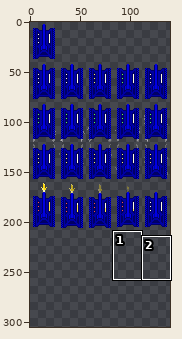
Sprite sheet -- SecondSemesterExamProject/Content/PlayerTank.png. Above, an overview of the earlier version with the close-up marked.
Close-up. Old version:
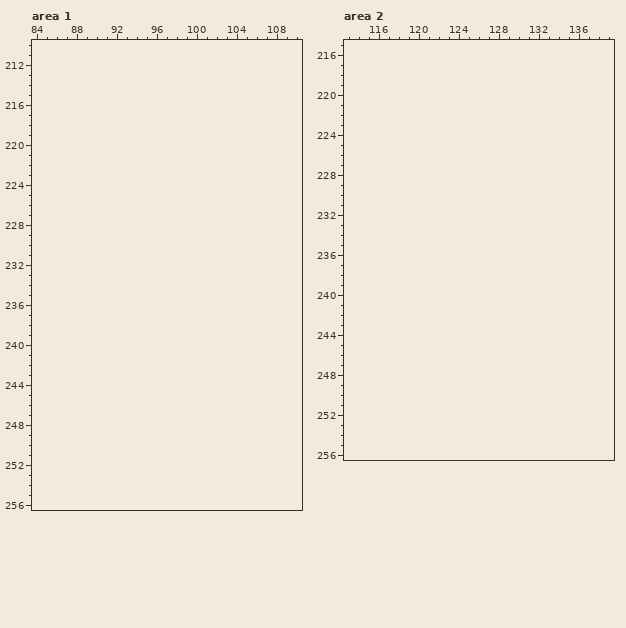
The file is 140x207 pixels. Pixels under 10% opacity are left out. Colours within 5 levels of each other are drawn and written as one. Shown: area 1: x 84..110, y 210..256; area 2: x 113..139, y 215..256. The old version is drawn lined up with the new one, on the new canvas. The commit also changed other parts of the picture, which this record leaves out.
After the commit:
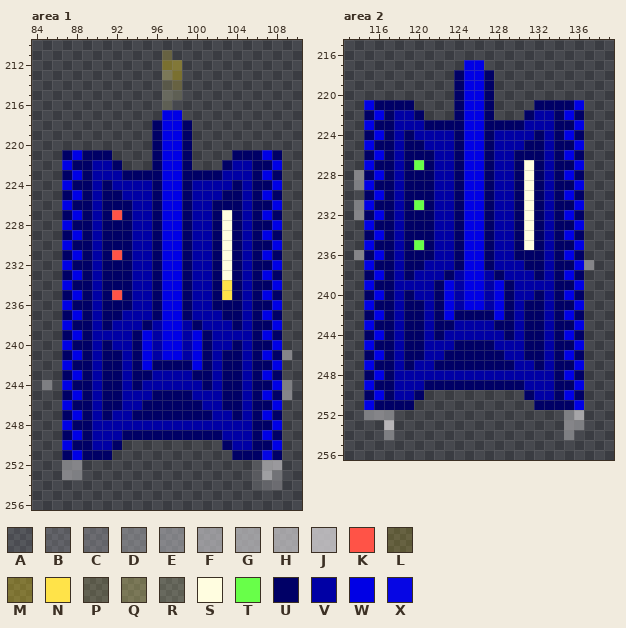
Palette (. is transparent): A #c9c7c91e  B #c9c7c937  C #c9c7c949  D #c9c7c964  E #c9c7c97a  F #c9c7c9a3  G #c9c7c9ae  H #c9c7c9ba  J #c9c7c9db  K #ff5347  L #fad70d2f  M #fad70d55  N #ffe349  P #f9ec7029  Q #f9ec704b  R #faf8a430  S #fffde0  T #68ff49  U #000066  V #0000a5  W #0000e5  X #0606e4
The exact change:
canvas 140x207 -> 140x305
Changed rows in their new state; - is an unchanged pixel.
Area 1:
first column x 85:
211 ------------L------------
212 ------------MM-----------
213 ------------QM-----------
214 ------------PL-----------
215 ------------RR-----------
216 ------------R------------
217 ------------WW-----------
218 -----------UWWU----------
219 -----------UWWU----------
220 -----------UWWU----------
221 --UWUUU----UWWU----UUUWU-
222 --WUUVVU---UWWU---UVVUUW-
223 --UWUVVVUUUUWWUUUUVVVUWU-
224 --WUUVUVVVVUWWUVVVVUVUUW-
225 --UWUVUUVVVUWWUVVVUUVUWU-
226 --WUUVUUUVVUWWUVVUUUVUUW-
227 --UWUVUKUVVUWWUVVUSUVUWU-
228 --WUUVUUUVVUWWUVVUSUVUUW-
229 --UWUVUUUVVUWWUVVUSUVUWU-
230 --WUUVUUUVVUWWUVVUSUVUUW-
231 --UWUVUKUVVUWWUVVUSUVUWU-
232 --WUUVUUUVVUWWUVVUSUVUUW-
233 --UWUVUUUVVUWWUVVUSUVUWU-
234 --WUUVUUUVVUWWUVVUNUVUUW-
235 --UWUVUKUVVUWWUVVUNUVUWU-
236 --WUUVUUUVVUWWUVVUUUVUUW-
237 --UWUVUUVVVUWWUVVVUUVUWU-
238 --WUUVUVVVUVWWVUVVVUVUUW-
239 --UWUVVVVUWVWWVWUVVVVUWU-
240 --WUUVUVVUWVWWVWUVVUVUUW-
241 --UWUVUUVUWVWWVWUVUUVUWUE
242 --WUUVUUVUWUUUUWUVUUVUUW-
243 --UWUVUUVUUVVVVUUVUUVUWU-
244 E-WUUVUUVUVVVVVVUVUUVUUWE
245 --UWUVUUVVVUUUUVVVUUVUWUE
246 --WUUVUUVVUUUUUUVVUUVUUW-
247 --UWUVUVVUUUUUUUUVVUVUWU-
248 --WUUVVVVVVVVVVVVVVVVUUW-
249 --UWUVVVUUUUUUUUUUVVVUWU-
250 --WUUVVU----------UVVUUW-
251 --UWUUU------------UUUXU-
252 --EE-----------------AFF-
253 --EE-----------------BGD-
254 ---------------------ACC-
Area 2:
first column x 114:
217 -----------WW-----------
218 ----------UWWU----------
219 ----------UWWU----------
220 ----------UWWU----------
221 -WUUUU----UWWU----UUUUW-
222 -UWUVVU---UWWU---UVVUWU-
223 -WUUVVVUUUUWWUUUUVVVUUW-
224 -UWUVUVVVVUWWUVVVVUVUWU-
225 -WUUVUUVVVUWWUVVVUUVUUW-
226 -UWUVUUUVVUWWUVVUUUVUWU-
227 -WUUVUTUVVUWWUVVUSUVUUW-
228 EUWUVUUUVVUWWUVVUSUVUWU-
229 EWUUVUUUVVUWWUVVUSUVUUW-
230 -UWUVUUUVVUWWUVVUSUVUWU-
231 EWUUVUTUVVUWWUVVUSUVUUW-
232 EUWUVUUUVVUWWUVVUSUVUWU-
233 -WUUVUUUVVUWWUVVUSUVUUW-
234 -UWUVUUUVVUWWUVVUSUVUWU-
235 -WUUVUTUVVUWWUVVUSUVUUW-
236 EUWUVUUUVVUWWUVVUUUVUWU-
237 -WUUVUUVVVUWWUVVVUUVUUWE
238 -UWUVUVVVUVWWVUVVVUVUWU-
239 -WUUVVVVUWVWWVWUVVVVUUW-
240 -UWUVUVVUWVWWVWUVVUVUWU-
241 -WUUVUUVUWVWWVWUVUUVUUW-
242 -UWUVUUVUWUUUUWUVUUVUWU-
243 -WUUVUUVUUVVVVUUVUUVUUW-
244 -UWUVUUVUVVVVVVUVUUVUWU-
245 -WUUVUUVVVUUUUVVVUUVUUW-
246 -UWUVUUVVUUUUUUVVUUVUWU-
247 -WUUVUVVUUUUUUUUVVUVUUW-
248 -UWUVVVVVVVVVVVVVVVVUWU-
249 -WUUVVVUUUUUUUUUUVVVUUW-
250 -UWUVVU----------UVVUWU-
251 -WUUUU------------UUUUW-
252 -EEE-----------------EH-
253 ---J-----------------EE-
254 ---E-----------------E--
Where, in picture pixels (left, top, right, bottom), the same in both close-ups:
added: (42, 50, 292, 490)
added: (354, 60, 594, 440)
